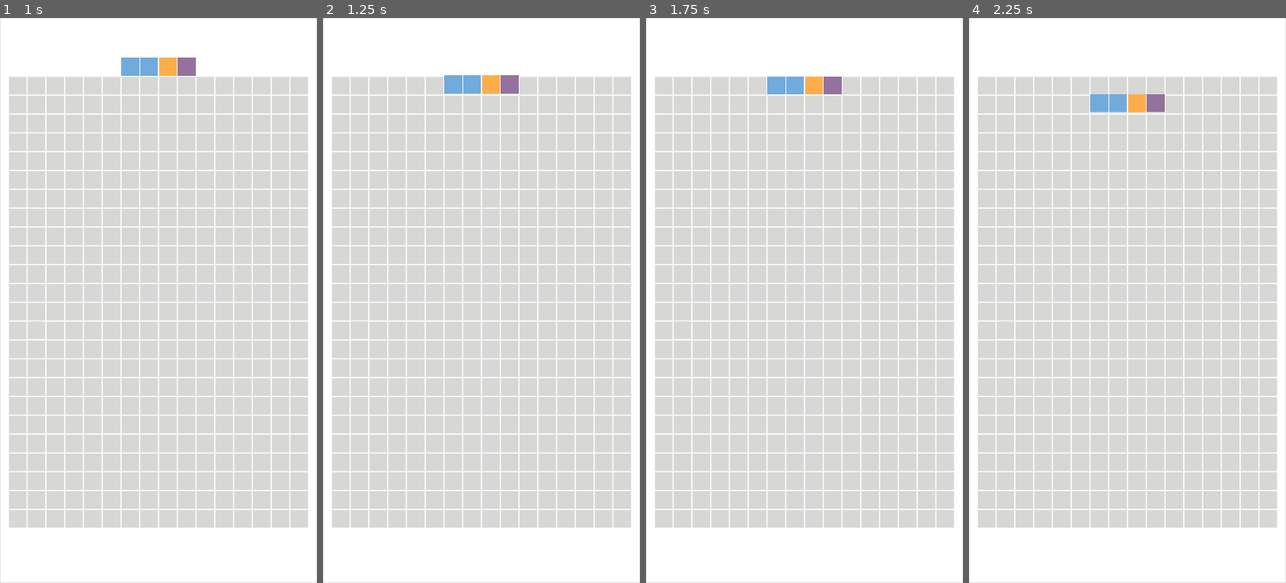
Above: before the commit, frames 1-4 (left to right).
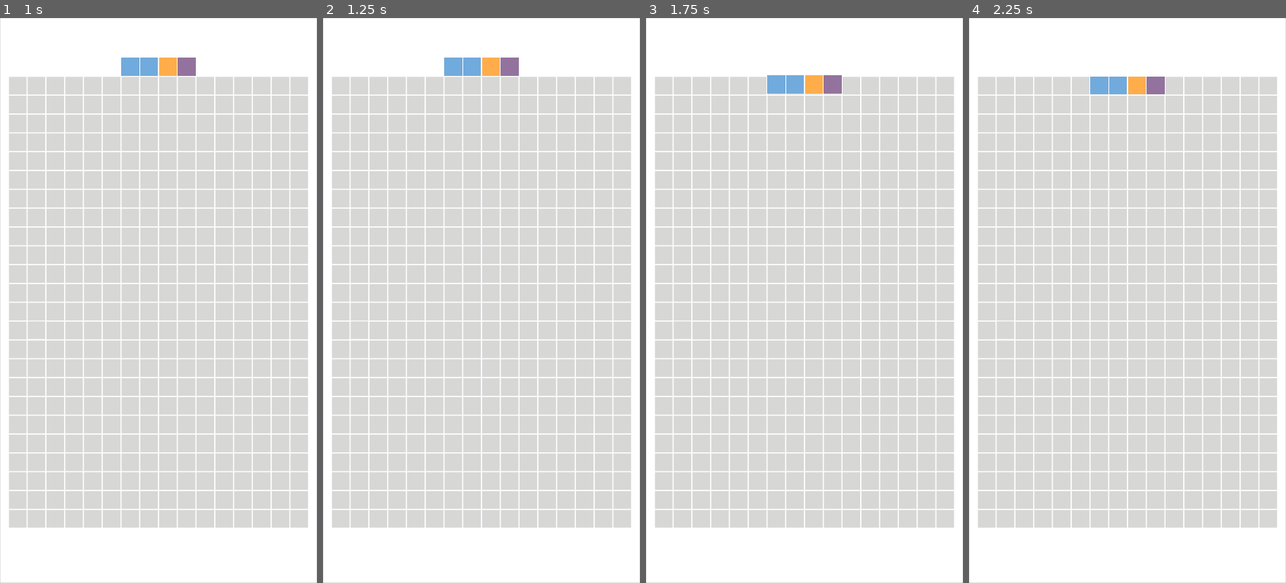
Above: after the commit, the same moments.

Repository: arabbani/tetris-game
Game: Godot game, scene res://scenes/game_window.tscn
Same seed, same stepped clock (60 frames per second), same inputs: the game is played once before the commit and once after it. The project has no main scene, so this scene is started directly.
Inputs (mouse positions are in pixels of both pictures, inside the frame that each line leads up to):
- Up to frame 1 (1 s): tap Enter at 0.5 s; move the mouse to (228, 272) at 0.52 s
- Up to frame 2 (1.25 s): no input
- Up to frame 3 (1.75 s): move the mouse to (741, 328) at 1.27 s
- Up to frame 4 (2.25 s): tap Space at 2 s; move the mouse to (1159, 176) at 2.02 s

Frame 1 is identical in both runs. In frame 2, 1.4% of the frame differs, in the area x 38-62%, y 7-14%; in frame 3, less than 0.1%; in frame 4, 1.4%.

Commit message:
move fixed

Diff:
--- a/scenes/game_window.tscn
+++ b/scenes/game_window.tscn
@@ -39,7 +39,7 @@
 [node name="move_down_timer" type="Timer" parent="." index="2"]
 
 process_mode = 1
-wait_time = 1.0
+wait_time = 1.5
 one_shot = false
 autostart = false
 
--- a/scripts/game_grid.gd
+++ b/scripts/game_grid.gd
@@ -42,6 +42,7 @@
 				[1, 0, 0]
 			]
 		],
+		"x_offset": [0, 0, 0, 1],
 		"y_offset": [-2, -3, -3, -3],
 		"rotate": true
 	},
@@ -69,6 +70,7 @@
 				[0, 1, 0]
 			]
 		],
+		"x_offset": [0, 0, 0, 1],
 		"y_offset": [-2, -3, -3, -3],
 		"rotate": true
 	},
@@ -96,6 +98,7 @@
 				[0, 0, 1]
 			]
 		],
+		"x_offset": [1, 0, 0, 0],
 		"y_offset": [-3, -2, -3, -3],
 		"rotate": true
 	},
@@ -123,6 +126,7 @@
 				[0, 1, 0]
 			]
 		],
+		"x_offset": [0, 1, 0, 0],
 		"y_offset": [-3, -3, -2, -3],
 		"rotate": true
 	},
@@ -150,6 +154,7 @@
 				[0, 0, 0]
 			]
 		],
+		"x_offset": [0, 0, 1, 0],
 		"y_offset": [-3, -3, -3, -2],
 		"rotate": true
 	},
@@ -181,6 +186,7 @@
 				[0, 0, 0, 0]
 			]
 		],
+		"x_offset": [1, 0, -1, 0],
 		"y_offset": [-4, -2, -4, -3],
 		"rotate": true
 	},
@@ -192,6 +198,7 @@
 				[1, 1]
 			]
 		],
+		"x_offset": [1],
 		"y_offset": [-2],
 		"rotate": false
 	}
@@ -234,13 +241,32 @@
 				var tile = current_tetromino.tiles[tile_index]
 				tile_index += 1
 				add_child(tile)
-				tile.position = grid_to_pixel(new_tetromino_x_start, new_tetromino_y_start + tile_size * current_tetromino.tetromino["y_offset"][current_tetromino.active_tetromino_index], j, i)
+				tile.position = grid_to_pixel(
+				new_tetromino_x_start + tile_size * current_tetromino.tetromino["x_offset"][current_tetromino.active_tetromino_index],
+				new_tetromino_y_start + tile_size * current_tetromino.tetromino["y_offset"][current_tetromino.active_tetromino_index],
+				j, i)
 	get_parent().get_node("move_down_timer").start()
 
 # move tetromino down
 func move_tetromino_down():
 	for i in current_tetromino.tetromino["y_offset"].size():
 		current_tetromino.tetromino["y_offset"][i] += 1
+	move_tetromino()
+
+# move tetromino left
+func move_tetromino_left():
+	for i in current_tetromino.tetromino["x_offset"].size():
+		current_tetromino.tetromino["x_offset"][i] -= 1
+	move_tetromino()
+
+# move tetromino right
+func move_tetromino_right():
+	for i in current_tetromino.tetromino["x_offset"].size():
+		current_tetromino.tetromino["x_offset"][i] += 1
+	move_tetromino()
+
+# move tetromino
+func move_tetromino():
 	var tile_index = 0
 	var active_tetromino = current_tetromino.active_tetromino
 	for i in active_tetromino.size():
@@ -249,7 +275,10 @@
 			if positions[j]:
 				var tile = current_tetromino.tiles[tile_index]
 				tile_index += 1
-				tile.move(grid_to_pixel(new_tetromino_x_start, new_tetromino_y_start + tile_size * current_tetromino.tetromino["y_offset"][current_tetromino.active_tetromino_index], j, i))
+				tile.move(grid_to_pixel(
+				new_tetromino_x_start + tile_size * current_tetromino.tetromino["x_offset"][current_tetromino.active_tetromino_index],
+				new_tetromino_y_start + tile_size * current_tetromino.tetromino["y_offset"][current_tetromino.active_tetromino_index],
+				j, i))
 
 # convert grid position to pixel position
 func grid_to_pixel(x_start, y_start, column, row):
